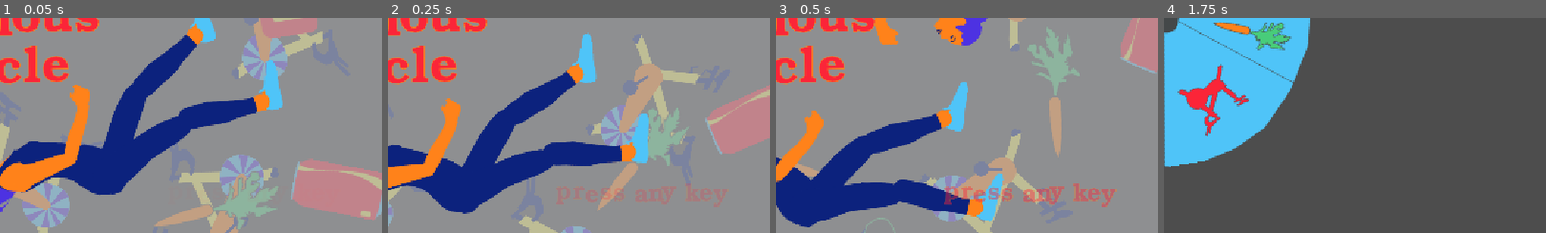
Above: before the commit, frames 1-4 (left to right).
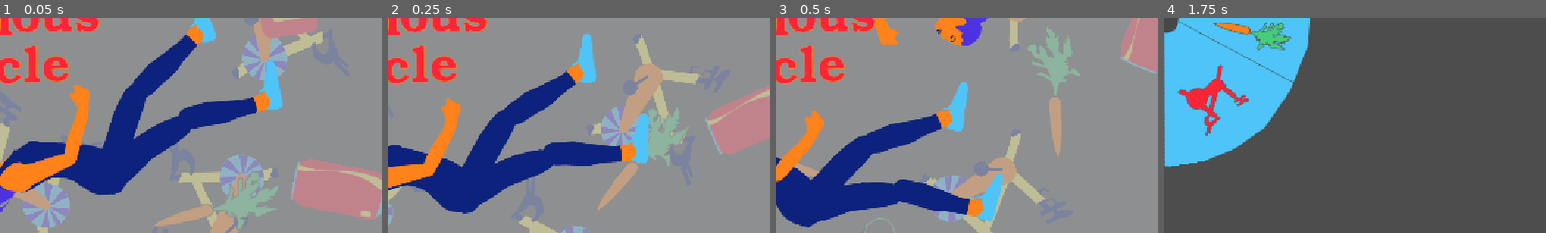
Above: after the commit, the same moments.

Repository: local-minimum/The-Vicious-Cycle
Game: Godot game, scene res://levels/title/title.tscn
Two runs of this game, one before a commit and one after it. Both use one fixed random seed, a clock stepped at 60 frames per second and the inputs below.
Inputs (mouse positions are % of the whole screen's width and height, from its top left):
- Up to frame 1 (0.05 s): no input
- Up to frame 2 (0.25 s): no input
- Up to frame 3 (0.5 s): no input
- Up to frame 4 (1.75 s): tap Enter at 0.5 s; move the mouse to (72, 45) at 0.52 s; hold D (pedal_right) 0.53-1.28 s; tap Ctrl at 0.6 s; click (72, 45) at 0.67 s; tap Space at 0.77, 1.25, 1.52 s; move the mouse to (30, 55) at 1.27 s; hold S from 1.28 s (still down); tap Q at 1.35 s; click (30, 55) at 1.42 s
The pictures show only the part of the screen within x 50-100%, y 50-100%; the shares and areas given below are measured in that part.

The runs differ from the first frame. In frame 2, less than 0.1% of the frame differs, in the area x 56-80%, y 76-85%; in frame 3, 1.7%, in the area x 44-90%, y 76-88%; in frame 4, nothing differs.

Commit message:
Last updates before submit

Diff:
--- a/levels/eating/eating.tscn
+++ b/levels/eating/eating.tscn
@@ -71,6 +71,57 @@
 &"click": SubResource("Animation_y2akf")
 }
 
+[sub_resource type="StyleBoxFlat" id="StyleBoxFlat_rbvov"]
+content_margin_left = 4.0
+content_margin_top = 4.0
+content_margin_right = 4.0
+content_margin_bottom = 4.0
+bg_color = Color(0.1, 0.1, 0.1, 0.6)
+border_width_left = 1
+border_width_top = 1
+border_width_right = 1
+border_width_bottom = 1
+border_color = Color(1, 0.50980395, 0.101960786, 1)
+corner_radius_top_left = 3
+corner_radius_top_right = 3
+corner_radius_bottom_right = 3
+corner_radius_bottom_left = 3
+corner_detail = 5
+
+[sub_resource type="StyleBoxFlat" id="StyleBoxFlat_axaig"]
+content_margin_left = 4.0
+content_margin_top = 4.0
+content_margin_right = 4.0
+content_margin_bottom = 4.0
+bg_color = Color(0.1, 0.1, 0.1, 0.6)
+border_width_left = 2
+border_width_top = 2
+border_width_right = 2
+border_width_bottom = 2
+border_color = Color(0.9529412, 0.91764706, 0.3529412, 1)
+corner_radius_top_left = 3
+corner_radius_top_right = 3
+corner_radius_bottom_right = 3
+corner_radius_bottom_left = 3
+corner_detail = 5
+
+[sub_resource type="StyleBoxFlat" id="StyleBoxFlat_y2akf"]
+content_margin_left = 4.0
+content_margin_top = 4.0
+content_margin_right = 4.0
+content_margin_bottom = 4.0
+bg_color = Color(0.1, 0.1, 0.1, 0.6)
+border_width_left = 2
+border_width_top = 2
+border_width_right = 2
+border_width_bottom = 2
+border_color = Color(1, 0.50980395, 0.101960786, 1)
+corner_radius_top_left = 3
+corner_radius_top_right = 3
+corner_radius_bottom_right = 3
+corner_radius_bottom_left = 3
+corner_detail = 5
+
 [node name="Eating" type="Node2D" unique_id=128111494 node_paths=PackedStringArray("fridge", "wheel_mouse_stopper", "wheel_base", "wheel_moving_ui_base", "wheel", "show_wheel_btn", "hide_wheel_btn", "exit_fridge_btn", "refuse_food_happiness", "refuse_food_full")]
 script = ExtResource("1_t18ug")
 fridge = NodePath("Fridge")
@@ -210,6 +261,7 @@
 wheel = NodePath("Wheel")
 
 [node name="Wheel" parent="Exit Wheel" unique_id=1120826367 node_paths=PackedStringArray("mouse", "mouse_anim") instance=ExtResource("16_i4lgw")]
+spin_start_sfx = "uid://xsabkhy5sx7n"
 mouse = NodePath("../Mouse")
 mouse_anim = NodePath("../Mouse/AnimationPlayer")
 
@@ -260,11 +312,12 @@
 anchor_right = 0.5
 anchor_bottom = 1.0
 offset_left = -139.0
-offset_top = -25.0
+offset_top = -50.0
 offset_right = 39.0
-offset_bottom = -2.0
+offset_bottom = -27.0
 grow_horizontal = 2
 grow_vertical = 0
+theme_override_colors/font_color = Color(0.28235295, 0.8, 0.47843137, 1)
 text = "Spin to leave the fridge"
 horizontal_alignment = 1
 
@@ -286,6 +339,14 @@
 layout_mode = 2
 size_flags_horizontal = 8
 size_flags_vertical = 8
+theme_override_colors/font_color = Color(1, 0.50980395, 0.101960786, 1)
+theme_override_colors/font_focus_color = Color(1, 0.50980395, 0.101960786, 1)
+theme_override_colors/font_pressed_color = Color(1, 0.50980395, 0.101960786, 1)
+theme_override_colors/font_hover_color = Color(1, 0.50980395, 0.101960786, 1)
+theme_override_colors/font_hover_pressed_color = Color(1, 0.50980395, 0.101960786, 1)
+theme_override_styles/normal = SubResource("StyleBoxFlat_rbvov")
+theme_override_styles/pressed = SubResource("StyleBoxFlat_axaig")
+theme_override_styles/hover = SubResource("StyleBoxFlat_y2akf")
 text = "  Try to leave"
 icon = ExtResource("27_8fnjy")
 alignment = 2
@@ -294,6 +355,14 @@
 layout_mode = 2
 size_flags_horizontal = 8
 size_flags_vertical = 8
+theme_override_colors/font_color = Color(1, 0.50980395, 0.101960786, 1)
+theme_override_colors/font_focus_color = Color(1, 0.50980395, 0.101960786, 1)
+theme_override_colors/font_pressed_color = Color(1, 0.50980395, 0.101960786, 1)
+theme_override_colors/font_hover_color = Color(1, 0.50980395, 0.101960786, 1)
+theme_override_colors/font_hover_pressed_color = Color(1, 0.50980395, 0.101960786, 1)
+theme_override_styles/normal = SubResource("StyleBoxFlat_rbvov")
+theme_override_styles/pressed = SubResource("StyleBoxFlat_axaig")
+theme_override_styles/hover = SubResource("StyleBoxFlat_y2akf")
 text = "  Eat some more"
 icon = ExtResource("28_vdx6k")
 alignment = 2
@@ -303,6 +372,14 @@
 layout_mode = 2
 size_flags_horizontal = 8
 size_flags_vertical = 8
+theme_override_colors/font_color = Color(1, 0.50980395, 0.101960786, 1)
+theme_override_colors/font_focus_color = Color(1, 0.50980395, 0.101960786, 1)
+theme_override_colors/font_pressed_color = Color(1, 0.50980395, 0.101960786, 1)
+theme_override_colors/font_hover_color = Color(1, 0.50980395, 0.101960786, 1)
+theme_override_colors/font_hover_pressed_color = Color(1, 0.50980395, 0.101960786, 1)
+theme_override_styles/normal = SubResource("StyleBoxFlat_rbvov")
+theme_override_styles/pressed = SubResource("StyleBoxFlat_axaig")
+theme_override_styles/hover = SubResource("StyleBoxFlat_y2akf")
 text = "  Leave"
 icon = ExtResource("27_8fnjy")
 
--- a/levels/eating/fridge.svg
+++ b/levels/eating/fridge.svg
@@ -26,15 +26,15 @@
      inkscape:pagecheckerboard="0"
      inkscape:deskcolor="#505050"
      inkscape:document-units="mm"
-     inkscape:zoom="17.959597"
-     inkscape:cx="526.43164"
-     inkscape:cy="354.96343"
+     inkscape:zoom="1.1224748"
+     inkscape:cx="197.33182"
+     inkscape:cy="-1552.8188"
      inkscape:window-width="2743"
      inkscape:window-height="1469"
      inkscape:window-x="0"
      inkscape:window-y="0"
      inkscape:window-maximized="1"
-     inkscape:current-layer="layer2" /><defs
+     inkscape:current-layer="layer3" /><defs
      id="defs1"><rect
        x="-204.73485"
        y="-148.669"
@@ -1598,4 +1598,70 @@
          style="fill:#fb2538;fill-opacity:1;stroke:#ff821a;stroke-width:0.99999996;stroke-opacity:1"
          d="m 577.87657,-261.08922 -1.88571,-0.11786 -0.35357,1.47321 -0.64822,0.94286 -0.94285,0.88393 -1.00179,0.0589 …(260 unchanged characters)…
          id="path145-5-2-6-9-9-8"
-         transform="matrix(0.05131569,0,0,0.04987212,1.0081187,78.001574)" /></g></g></svg>
+         transform="matrix(0.05131569,0,0,0.04987212,1.0081187,78.001574)" /></g><g
+       id="g143"
+       inkscape:export-filename="../spinning/instructions.png"
+       inkscape:export-xdpi="96"
+       inkscape:export-ydpi="96"><rect
+         style="fill:#4fc4f8;fill-opacity:1;stroke:#4d32e2;stroke-width:1;stroke-opacity:1"
+         id="rect134"
+         width="29.00148"
+         height="29.334831"
+         x="45.005169"
+         y="-483.69131"
+         rx="1.8857148"
+         ry="3.2999997" /><path
+         id="path143-6-2-0-3-8-6"
+         style="fill:#4d32e2;fill-opacity:1;stroke:none;stroke-width:0.25;stroke-opacity:1"
+         d="m 57.792468,-473.59873 -1.88568,0.14727 -1.82676,0.73639 -0.67748,1.06092 -0.14779,1.14877 0.50126,0.94309 1.23713,0.0884 0.88419,-0.35346 0.29455,-0.61909 0.0884,-0.88367 0.58911,-0.35346 1.29656,-0.0589 0.64855,0.55965 0.0294,1.41439 -1.62058,0.29455 -2.09238,0.64803 -1.29604,0.7369 -0.64854,1.14877 -0.17673,1.41438 0.29455,0.73691 0.56017,0.82475 1.11932,0.47129 1.67948,0.14728 1.47329,-0.2651 1.14929,-0.70693 0.7953,0.61856 1.59112,0.44184 1.14928,-0.38292 1.23765,-0.61857 -1.14928,-1.38493 -0.47129,0.35347 -0.53072,-0.32401 0.0884,-5.59811 -0.7953,-1.35547 -1.67948,-0.79531 z m 1.03146,5.62756 -0.0589,1.85622 -0.58963,0.58911 -1.35548,0.0295 -0.58911,-0.7953 0.35347,-0.91364 0.85473,-0.61857 z" /><rect
+         style="fill:#4fc4f8;fill-opacity:1;stroke:#4d32e2;stroke-width:1;stroke-opacity:1"
+         id="rect135"
+         width="29.00148"
+         height="29.334831"
+         x="92.338036"
+         y="-483.69131"
+         rx="1.8857148"
+         ry="3.2999997" /><path
+         id="path139-9-1-3-5-3"
+         style="fill:#4d32e2;fill-opacity:1;stroke:none;stroke-width:0.25;stroke-opacity:1"
+         d="m 110.07076,-476.14112 -1.17874,0.47129 -2.41587,0.53072 0.11782,1.41387 0.94258,0.41289 0.64854,0.23565 0.0589,1.70894 -1.88567,-0.58912 -1.82676,0.17674 -1.17874,0.5302 -1.23765,1.29656 -0.70694,1.94458 -0.35346,2.06241 0.70693,2.0035 0.94309,1.17874 1.59061,0.94258 1.76785,0.4718 1.41438,-0.76636 0.82527,-0.35346 -0.0589,0.64802 h 4.30155 l 0.17673,-1.70894 -0.88367,-0.0589 -0.53071,-0.58912 -0.0589,-11.72693 z m -3.41788,6.18774 1.35548,0.64802 0.35346,4.77335 -1.35547,0.76585 -1.35547,0.0589 -1.0604,-1.65003 0.11782,-1.35496 0.0589,-1.76836 0.82476,-1.11931 z" /><rect
+         style="fill:#4fc4f8;fill-opacity:1;stroke:#4d32e2;stroke-width:1;stroke-opacity:1"
+         id="rect136"
+         width="29.00148"
+         height="29.334831"
+         x="45.005169"
+         y="-444.79846"
+         rx="1.8857148"
+         ry="3.2999997" /><rect
+         style="fill:#4fc4f8;fill-opacity:1;stroke:#4d32e2;stroke-width:1;stroke-opacity:1"
+         id="rect137"
+         width="29.00148"
+         height="29.334831"
+         x="92.338036"
+         y="-444.79846"
+         rx="1.8857148"
+         ry="3.2999997" /><path
+         style="fill:#4fc4f8;fill-opacity:1;stroke:#4d32e2;stroke-width:2;stroke-opacity:1"
+         d="M 76.724996,-449.97855 88.86428,-486.27854"
+         id="path137" /><path
+         style="fill:#4fc4f8;fill-opacity:1;stroke:#4d32e2;stroke-width:2;stroke-opacity:1"
+         d="m 76.489282,-411.79284 12.139284,-36.29999"
+         id="path138" /><g
+         id="g140"
+         transform="translate(-0.16667516,-1.5000765)"><path
+           style="fill:#4fc4f8;fill-opacity:1;stroke:#4d32e2;stroke-width:2;stroke-opacity:1"
+           d="m 55.252815,-422.18819 -5.45861,-6.18781 5.45861,-6.18781"
+           id="path140"
+           sodipodi:nodetypes="ccc" /><path
+           style="fill:#4fc4f8;fill-opacity:1;stroke:#4d32e2;stroke-width:2;stroke-opacity:1"
+           d="M 70.045235,-428.27183 H 50.460904"
+           id="path139" /></g><g
+         id="g142"
+         transform="rotate(180,83.153565,-429.12604)"><path
+           style="fill:#4fc4f8;fill-opacity:1;stroke:#4d32e2;stroke-width:2;stroke-opacity:1"
+           d="m 55.252815,-422.18819 -5.45861,-6.18781 5.45861,-6.18781"
+           id="path141"
+           sodipodi:nodetypes="ccc" /><path
+           style="fill:#4fc4f8;fill-opacity:1;stroke:#4d32e2;stroke-width:2;stroke-opacity:1"
+           d="M 70.045235,-428.27183 H 50.460904"
+           id="path142" /></g></g></g></svg>
--- a/levels/eating/spinwheel/wheel.gd
+++ b/levels/eating/spinwheel/wheel.gd
@@ -1,6 +1,7 @@
 extends Node2D
 class_name SpinWheel
 
+@export_file("*.mp3") var spin_start_sfx: String
 @export var good_slice: PackedScene
 @export var bad_slice: PackedScene
 @export var peak_spin: float = PI * 1.5
@@ -66,6 +67,7 @@
     if _phase != Phase.UNSPUN:
         return
 
+    AudioHub.play_sfx(spin_start_sfx)
     mouse.visible = false
     __SignalBus.on_start_spin.emit()
     _phase = Phase.SPIN
--- a/levels/spinning/spinning.tscn
+++ b/levels/spinning/spinning.tscn
@@ -5,6 +5,7 @@
 [ext_resource type="PackedScene" uid="uid://d0oqx6or8yx02" path="res://ui/ui.tscn" id="2_bbsge"]
 [ext_resource type="Texture2D" uid="uid://c4gv4lwsddvrh" path="res://levels/spinning/dontwish.png" id="4_vmyl3"]
 [ext_resource type="Texture2D" uid="uid://dwn8t3cqi0fgc" path="res://levels/spinning/candoit.png" id="5_jmtkj"]
+[ext_resource type="Texture2D" uid="uid://c2y32qa1mmhn7" path="res://levels/spinning/instructions.png" id="6_jmtkj"]
 
 [sub_resource type="Resource" id="Resource_1nolk"]
 script = ExtResource("2_05p7j")
@@ -54,3 +55,8 @@
 position = Vector2(160, 202)
 scale = Vector2(0.7, 0.7)
 texture = ExtResource("5_jmtkj")
+
+[node name="Instructions" type="Sprite2D" parent="." unique_id=1884649968]
+position = Vector2(125, 508)
+scale = Vector2(0.5, 0.5)
+texture = ExtResource("6_jmtkj")
--- a/levels/title/title.tscn
+++ b/levels/title/title.tscn
@@ -536,6 +536,7 @@
 texture = ExtResource("9_r1v7m")
 
 [node name="PressAnyKey" type="Sprite2D" parent="." unique_id=1031213720]
+visible = false
 position = Vector2(383, 267)
 scale = Vector2(0.5, 0.5)
 texture = ExtResource("21_1r00a")
--- a/ui/ui.tscn
+++ b/ui/ui.tscn
@@ -19,8 +19,17 @@
 [ext_resource type="Texture2D" uid="uid://bxs2bi6e2u5j0" path="res://levels/spinning/rprogress_filled.png" id="15_mf2ns"]
 [ext_resource type="Texture2D" uid="uid://cllkwqnrws3lv" path="res://levels/spinning/pointer.png" id="17_74toj"]
 
+[sub_resource type="StyleBoxFlat" id="StyleBoxFlat_co7pv"]
+bg_color = Color(0.26666668, 0.28235295, 0.28627452, 1)
+border_width_left = 2
+border_width_top = 2
+border_width_right = 2
+border_width_bottom = 2
+border_color = Color(1, 0.50980395, 0.101960786, 1)
+
 [sub_resource type="LabelSettings" id="LabelSettings_kjfgv"]
 font_size = 29
+font_color = Color(0.9843137, 0.14509805, 0.21960784, 1)
 
 [node name="UI" type="CanvasLayer" unique_id=355930785]
 
@@ -79,6 +88,7 @@
 layout_mode = 2
 size_flags_horizontal = 8
 size_flags_vertical = 0
+theme_override_styles/panel = SubResource("StyleBoxFlat_co7pv")
 script = ExtResource("4_vkava")
 title = NodePath("MarginContainer/Eating Option/Food Title")
 count = NodePath("MarginContainer/Eating Option/Count")
@@ -110,6 +120,7 @@
 
 [node name="Count" type="Label" parent="MarginContainer/Eating Option Panel/MarginContainer/Eating Option" unique_id=237652839]
 layout_mode = 2
+theme_override_colors/font_color = Color(0.9843137, 0.14509805, 0.21960784, 1)
 text = "Servings: 7/7"
 
 [node name="MarginContainer" type="MarginContainer" parent="MarginContainer/Eating Option Panel/MarginContainer/Eating Option" unique_id=2130428200]
@@ -156,6 +167,7 @@
 
 [node name="Info" type="Label" parent="MarginContainer/Eating Option Panel/MarginContainer/Eating Option" unique_id=541336388]
 layout_mode = 2
+theme_override_colors/font_color = Color(0.9843137, 0.14509805, 0.21960784, 1)
 text = "Left click to consume"
 horizontal_alignment = 1
 
Not shown, added: levels/eating/spin.mp3.import
Binary file added: levels/spinning/instructions.png
Not shown, added: levels/spinning/instructions.png.import
Not shown, added: levels/eating/spin.mp3
